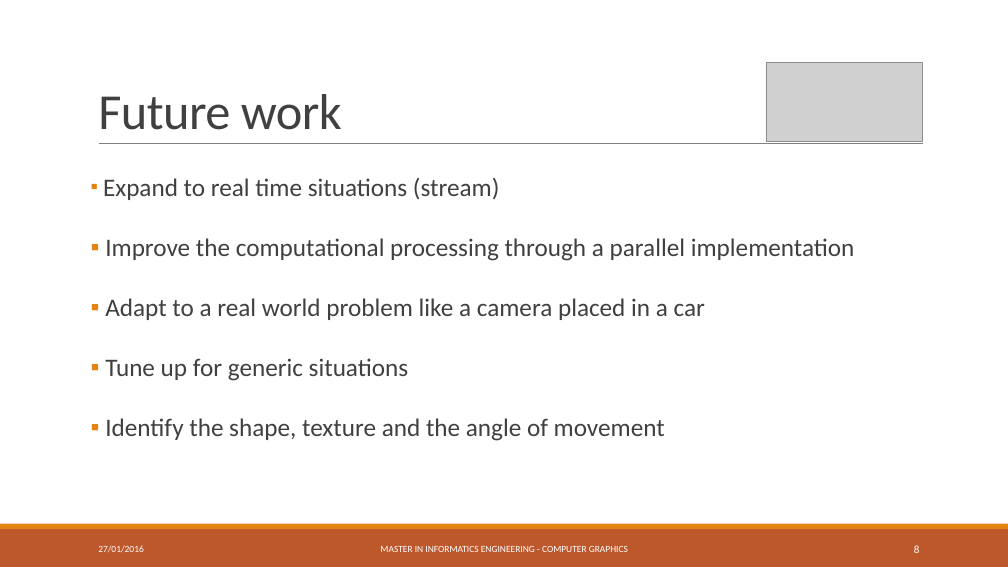
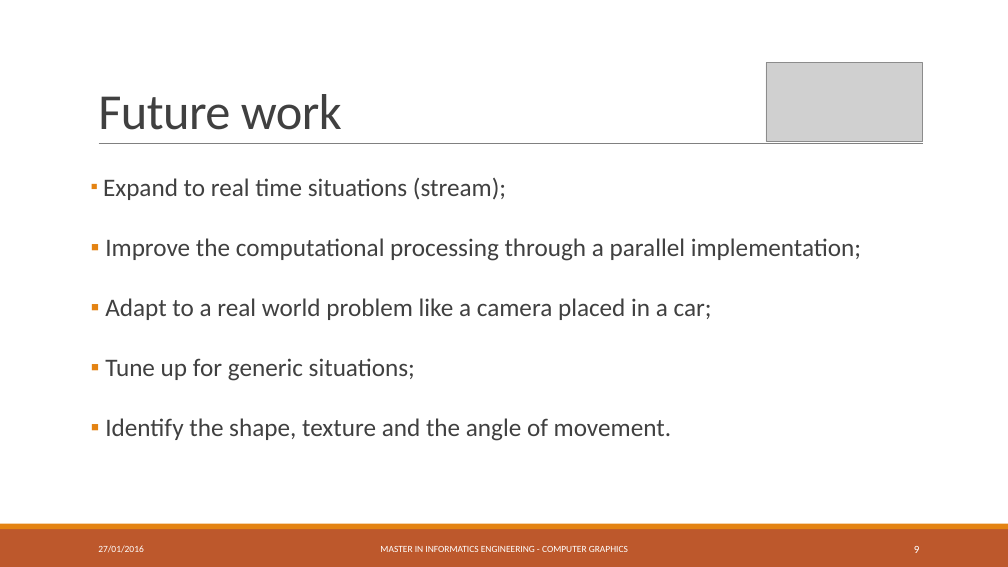
Before and after one commit to RafaelAnt/Trabalho_VpC, a slide deck: slide 9 of Presentation.pptx (slide 8 before the commit). Drawn at 1008x567 pixels with LibreOffice and Linux fonts; fonts in the diff are those of the drawing; grey boxes stand for pictures. Boxes give left, top, right and bottom in pixels: in the first picture for what was removed or moved away, otherwise in the second. Text is boxed around its words. In the diff, an @@ line names an element or a change of style, - is before the commit and + after.

```diff
--- a/Presentation.pptx
+++ b/Presentation.pptx
@@ text at bbox=[103, 178, 861, 441]: text changed @@
-▪ Expand to real time situations (stream)
-▪ Improve the computational processing through a parallel implementation
-▪ Adapt to a real world problem like a camera placed in a car
-▪ Tune up for generic situations
-▪ Identify the shape, texture and the angle of movement
+▪ Expand to real time situations (stream);
+▪ Improve the computational processing through a parallel implementation;
+▪ Adapt to a real world problem like a camera placed in a car;
+▪ Tune up for generic situations;
+▪ Identify the shape, texture and the angle of movement.
@@ page number at bbox=[914, 546, 920, 553]: text changed @@
-8
+9
```
Also in this commit, not shown: 3 other slides changed, 1 slide added.
